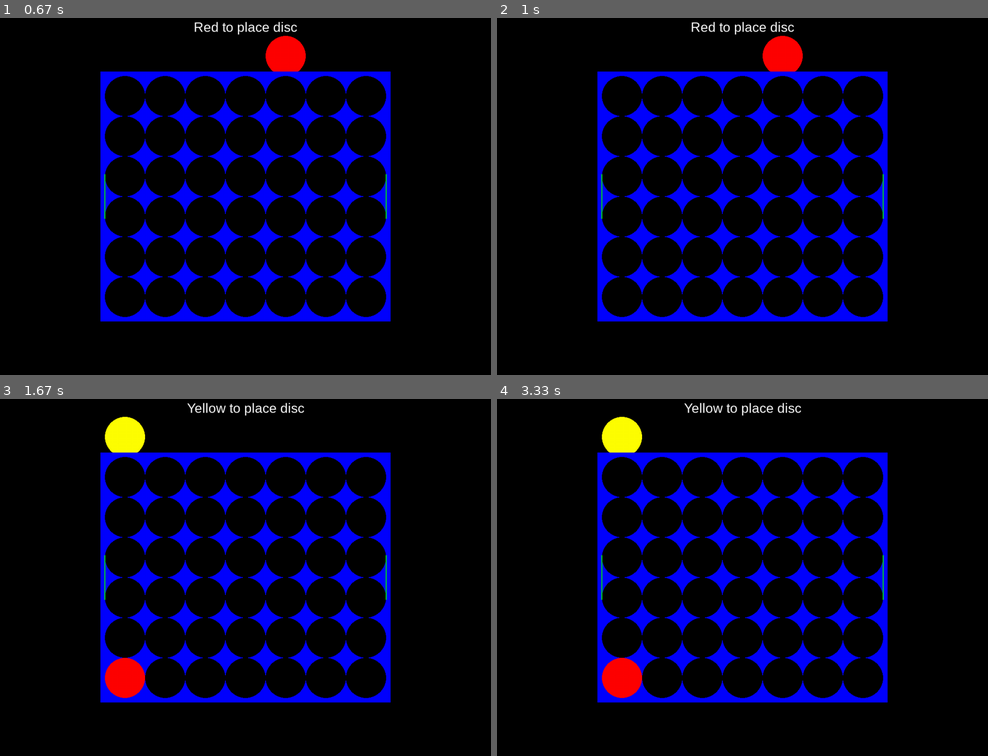
Above: before the commit, frames 1-4 (two rows, left to right).
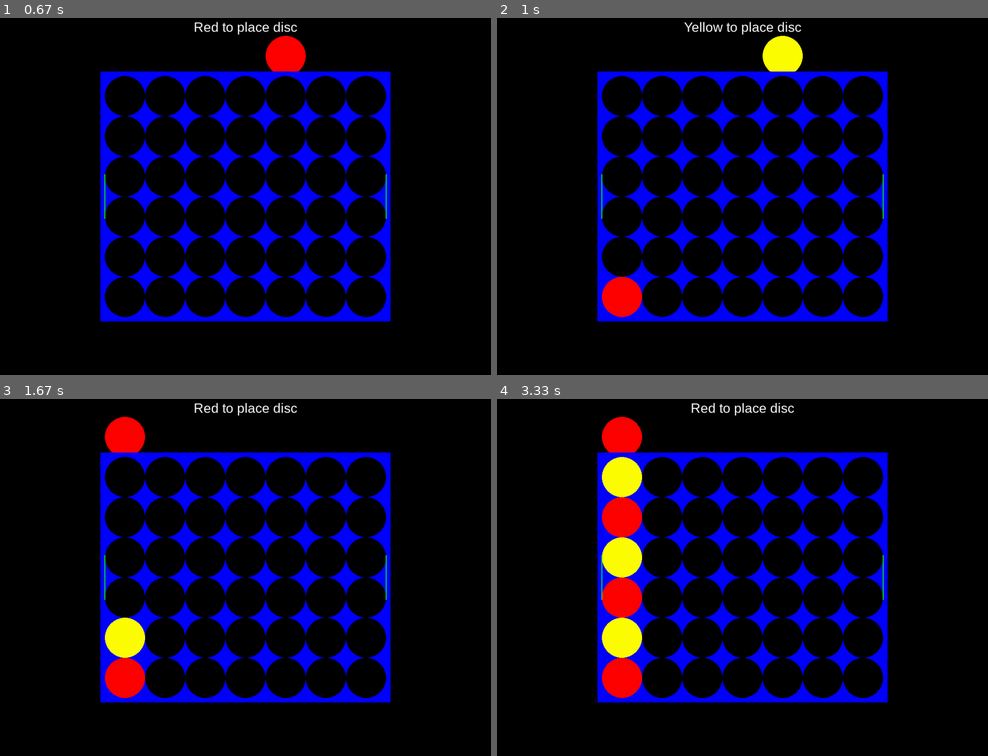
Above: after the commit, the same moments.

Repository: objarni/four-in-a-row-pygame
Game: pygame game, started from main.py
Two runs of this game, one before a commit and one after it. Both use one fixed random seed, a clock stepped at 60 frames per second and the inputs below.
Inputs (mouse positions are in pixels of both pictures, inside the frame that each line leads up to):
- Up to frame 1 (0.67 s): press the mouse at (127, 200) at 0.37 s; move the mouse to (211, 235) at 0.47 s; release the mouse at (294, 275) at 0.6 s
- Up to frame 2 (1 s): press the mouse at (624, 200) at 0.7 s; move the mouse to (708, 242) at 0.8 s; release the mouse at (786, 285) at 0.93 s
- Up to frame 3 (1.67 s): tap Enter at 1.1 s; press the mouse at (127, 581) at 1.53 s; move the mouse to (112, 548) at 1.63 s
- Up to frame 4 (3.33 s): release the mouse at (595, 520) at 1.77 s; press the mouse at (624, 581) at 1.93 s; move the mouse to (732, 548) at 2.03 s; release the mouse at (845, 513) at 2.17 s; press the mouse at (624, 581) at 2.4 s; move the mouse to (624, 581) at 2.5 s; release the mouse at (624, 581) at 2.63 s; press the mouse at (624, 581) at 2.8 s; move the mouse to (624, 645) at 2.9 s; release the mouse at (624, 713) at 3.03 s; press the mouse at (624, 581) at 3.23 s

Frame 1 is identical in both runs. In frame 2, 1.8% of the frame differs, in the area x 21-63%, y 1-84%; in frame 3, 1.8%; in frame 4, 4.7%, in the area x 21-62%, y 1-73%.

Commit message:
convert leftclicks to column clicks in game state

Diff:
--- a/src/four_in_a_row.py
+++ b/src/four_in_a_row.py
@@ -73,9 +73,10 @@
     if isinstance(model, GameState):
         if isinstance(msg, MouseMovedTo):
             model.mouse_pos = msg.pos
+        if isinstance(msg, LeftMouseClickAt):
+            return update(model, ColumnWasClicked(convert_to_column(msg.pos[0])))
         if isinstance(msg, ColumnWasClicked):
-            column = msg.column
-            model.board = place_brick(model.board, model.whos_turn_is_it, column)
+            model.board = place_brick(model.board, model.whos_turn_is_it, msg.column)
             model.whos_turn_is_it = (model.whos_turn_is_it + 1) % 2
             for color in [RED, YELLOW]:
                 won = check_winning_state(model.board, color)
@@ -173,6 +174,7 @@
     if x > BOARD_RIGHT:
         return None
     return (x - BOARD_LEFT) // DISC_DIAMETER
+
 
 def view(model, api):
     if isinstance(model, StartScreenState):
@@ -261,7 +263,6 @@
 
 def mainloop(drawing_api):
     model = StartScreenState()
-    i = 0
     view(model, drawing_api)
     pygame.display.update()
     while True:
@@ -278,10 +279,7 @@
             if ev.type == pygame.MOUSEMOTION:
                 msg = MouseMovedTo(ev.pos)
             if ev.type == pygame.KEYDOWN:
-                if ev.key == pygame.K_RETURN:
-                    msg = ColumnWasClicked(i % 2)  # TODO: how to translate to this "Domain Event" from low-level?
-                    i += 1
-                elif ev.key == pygame.K_q:
+                if ev.key == pygame.K_q:
                     return
             elif ev.type == pygame.QUIT:
                 return
--- a/tests/test_four_in_a_row.py
+++ b/tests/test_four_in_a_row.py
@@ -60,8 +60,9 @@
 
     return model
 
+
 def test_first_placed_brick_is_red():
-    model = simulate(GameState(), [ColumnWasClicked(0)])
+    model = simulate(GameState(), [LeftMouseClickAt((300, 500))])
     verify(print_state_and_log(model))
 
 
